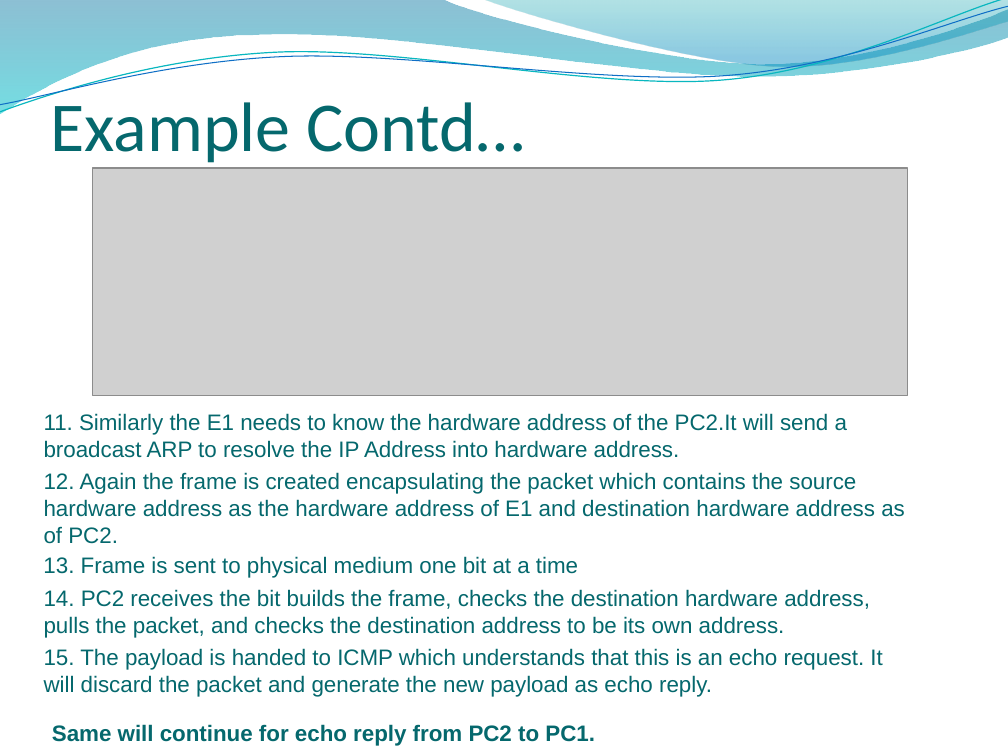
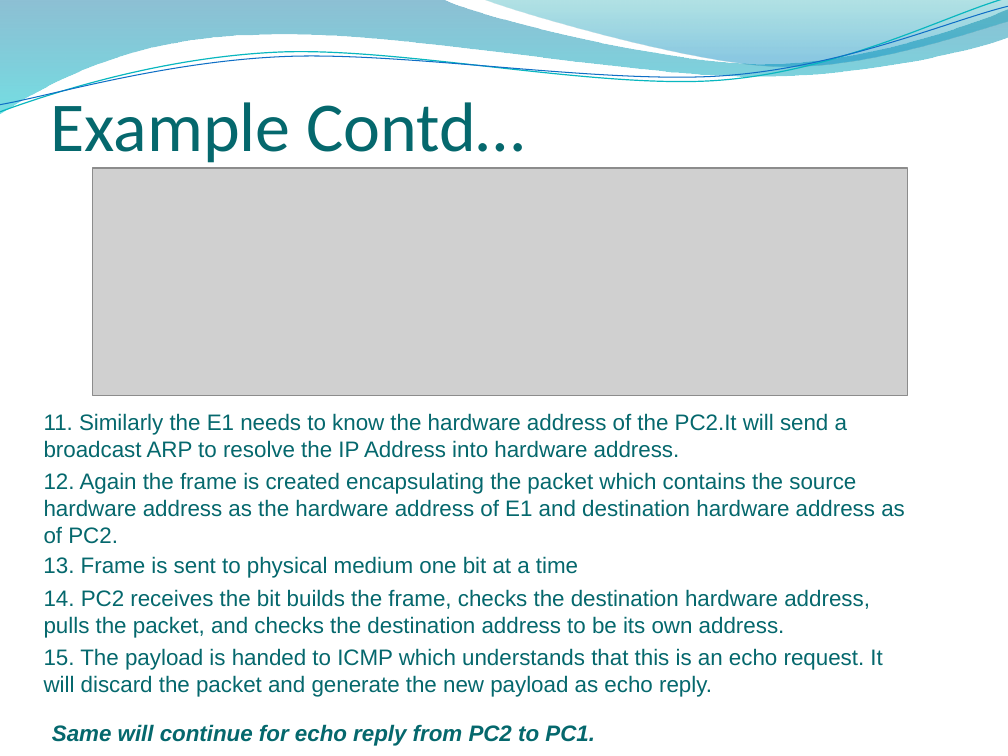
Before and after one commit to yashikadhingra/network-autimation, a slide deck: slide 9 of network_automation.pptx. Drawn at 1008x756 pixels with LibreOffice and Linux fonts; fonts in the diff are those of the drawing; grey boxes stand for pictures; background and template pictures are left out. Boxes give left, top, right and bottom in pixels: in the first picture for what was removed or moved away, otherwise in the second. Text is boxed around its words. In the diff, an @@ line names an element or a change of style, - is before the commit and + after.

```diff
--- a/network_automation.pptx
+++ b/network_automation.pptx
@@ text "Same will continue for echo ..." at bbox=[52, 724, 595, 746]: italic on @@
```
Also in this commit, not shown: 7 slides added, 2 slides removed.
